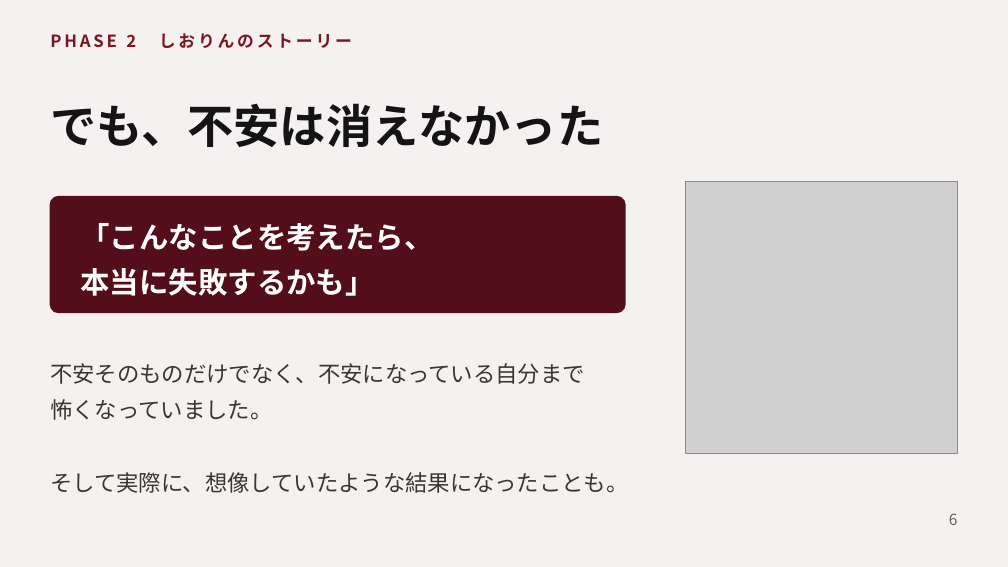
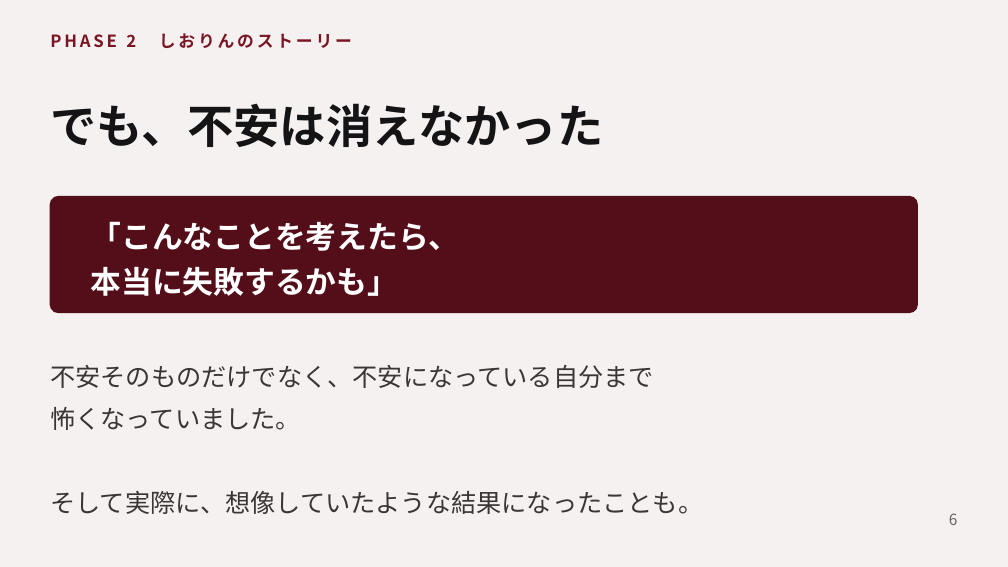
Before and after one commit to shiori0823/shiorin-trainer, a slide deck: slide 6 of deck/consultation-deck.pptx. Drawn at 1008x567 pixels with LibreOffice and Linux fonts; fonts in the diff are those of the drawing; grey boxes stand for pictures. Boxes give left, top, right and bottom in pixels: in the first picture for what was removed or moved away, otherwise in the second. Text is boxed around its words. In the diff, an @@ line names an element or a change of style, - is before the commit and + after.

```diff
--- a/deck/consultation-deck.pptx
+++ b/deck/consultation-deck.pptx
@@ rounded rectangle: place and size @@
-rounded rectangle at [50, 197, 625, 312]
+rounded rectangle at [50, 197, 917, 312]
@@ text "「こんなことを考えたら、": place and size @@
-text "「こんなことを考えたら、" at [81, 223, 434, 296]
+text "「こんなことを考えたら、" at [91, 221, 460, 296]
@@ text "「こんなことを考えたら、" at [91, 221, 460, 296]: size 21 to 22 pt @@
@@ picture removed at [685, 181, 958, 454] @@
@@ text "不安そのものだけでなく、不安になっている自分まで" at [50, 365, 703, 514]: size 16 to 18 pt; line spacing 26pt to 30pt @@
```
Also in this commit, not shown: 22 other slides changed, 4 other files.
